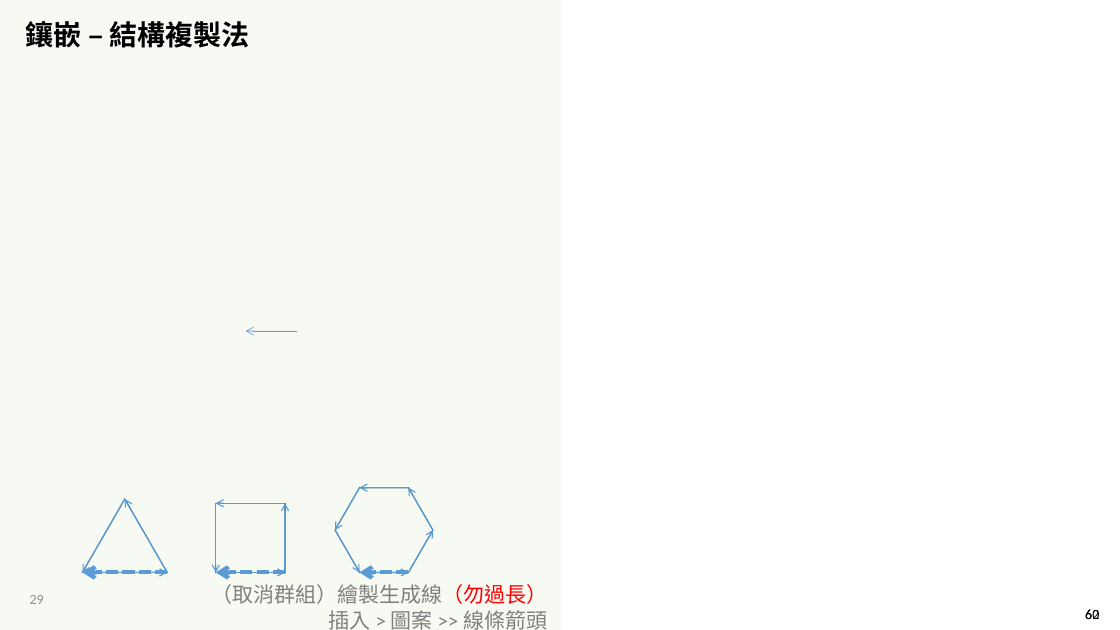
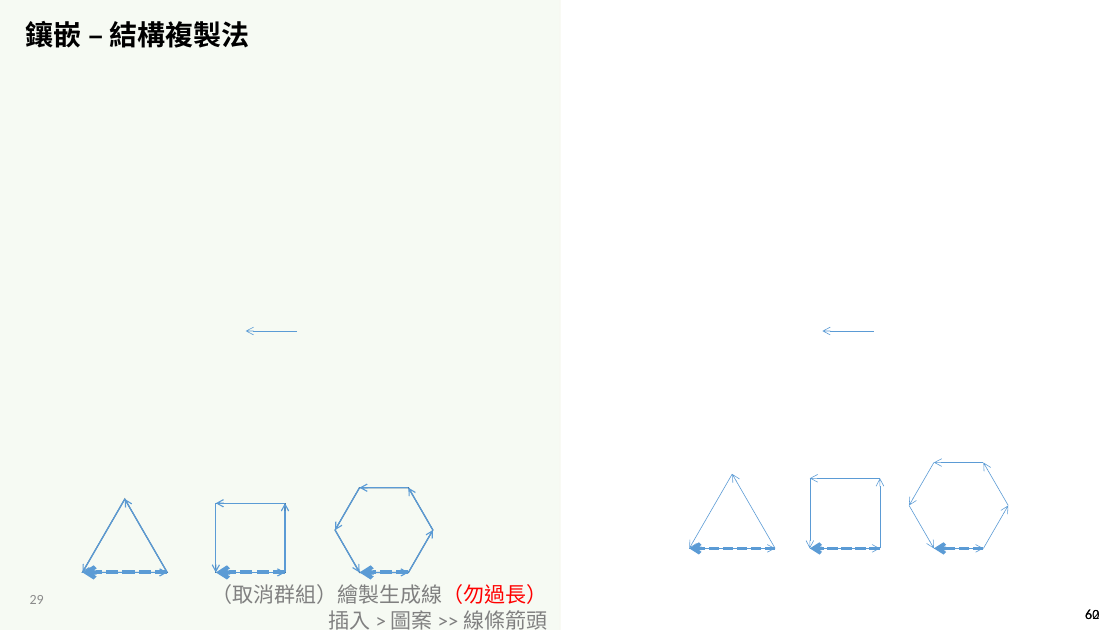
Before and after one commit to LittleD3092/My-Vault, a slide deck: slide 29 of Patterning and Drawing/4/AMA-數藝-5-1-2-密鋪-基礎-直接法-2023-1104.pptx. Drawn at 1120x630 pixels with LibreOffice and Linux fonts; fonts in the diff are those of the drawing; background and template pictures are left out. Boxes give left, top, right and bottom in pixels: in the first picture for what was removed or moved away, otherwise in the second. Text is boxed around its words. In the diff, an @@ line names an element or a change of style, - is before the commit and + after.

```diff
--- a/Patterning and Drawing/4/AMA-數藝-5-1-2-密鋪-基礎-直接法-2023-1104.pptx
+++ b/Patterning and Drawing/4/AMA-數藝-5-1-2-密鋪-基礎-直接法-2023-1104.pptx
@@ arrow added from (874, 331) to (823, 331), #5B9BD5 0.5 pt @@
@@ arrow added from (733, 474) to (690, 549), #5B9BD5 0.5 pt @@
@@ arrow added from (776, 549) to (733, 474), #5B9BD5 0.5 pt @@
@@ group added at [810,478,881,549]: 4 arrows @@
@@ group added at [909,463,1008,549]: 6 arrows @@
@@ arrow added from (690, 549) to (776, 549), #5B9BD5 0.5 pt @@
@@ arrow added from (776, 549) to (690, 549), #5B9BD5 3 pt dashed @@
@@ arrow added from (881, 549) to (810, 549), #5B9BD5 3 pt dashed @@
@@ arrow added from (984, 549) to (934, 549), #5B9BD5 3 pt dashed @@
```
Also in this commit, not shown: 35 other slides changed, 2 slides added, 2 other files.
